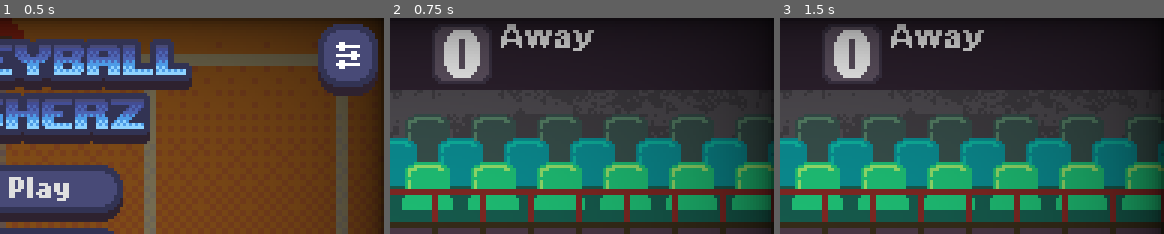
Above: before the commit, frames 1-3 (left to right).
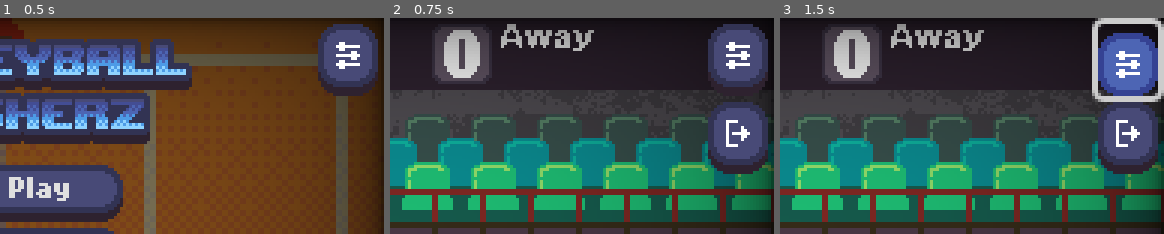
Above: after the commit, the same moments.

Repository: wonderdip/Arcade-Game
Game: Godot game, scene res://Scenes/Menus/title_screen.tscn
Two runs of this game, one before a commit and one after it. Both use one fixed random seed, a clock stepped at 60 frames per second and the inputs below.
Inputs (mouse positions are % of the whole screen's width and height, from its top left):
- Up to frame 1 (0.5 s): no input
- Up to frame 2 (0.75 s): click "Singleplayer" at 0.5 s
- Up to frame 3 (1.5 s): click (95, 10) at 1.27 s
The pictures show only the part of the screen within x 50-100%, y 0-50%; the shares and areas given below are measured in that part.

Frame 1 is identical in both runs. In frame 2, 8.7% of the frame differs, in the area x 82-99%, y 2-73%; in frame 3, 11%, in the area x 81-100%, y 0-73%.

Commit message:
added an ecit button for peers and host

Diff:
--- /dev/null
+++ b/Scenes/Menus/exit_button.tscn
@@ -0,0 +1,24 @@
+[gd_scene load_steps=4 format=3 uid="uid://ct7u5xg8q4twg"]
+
+[ext_resource type="Theme" uid="uid://colk31q20bk6u" path="res://Themes/main_theme.tres" id="1_e1lsn"]
+[ext_resource type="Texture2D" uid="uid://cy6kkffvrkly8" path="res://Assets/UI/Exit_Icon.png" id="2_4bl5c"]
+[ext_resource type="Script" uid="uid://d3535ocpea1gu" path="res://Scripts/exit_button.gd" id="3_4bl5c"]
+
+[node name="Exit_Button" type="Button"]
+custom_minimum_size = Vector2(20, 24)
+anchors_preset = 8
+anchor_left = 0.5
+anchor_top = 0.5
+anchor_right = 0.5
+anchor_bottom = 0.5
+offset_left = -10.0
+offset_top = -12.0
+offset_right = 10.0
+offset_bottom = 12.0
+grow_horizontal = 2
+grow_vertical = 2
+theme = ExtResource("1_e1lsn")
+icon = ExtResource("2_4bl5c")
+script = ExtResource("3_4bl5c")
+
+[connection signal="pressed" from="." to="." method="_on_pressed"]
--- /dev/null
+++ b/Scenes/Menus/in_game_ui.tscn
@@ -0,0 +1,26 @@
+[gd_scene load_steps=3 format=3 uid="uid://c58nyk17ffnwj"]
+
+[ext_resource type="PackedScene" uid="uid://c7563e38wevvi" path="res://Scenes/Menus/settings_button.tscn" id="1_0mbd6"]
+[ext_resource type="PackedScene" uid="uid://ct7u5xg8q4twg" path="res://Scenes/Menus/exit_button.tscn" id="2_hwtiq"]
+
+[node name="InGame_UI" type="Control"]
+layout_mode = 3
+anchors_preset = 15
+anchor_right = 1.0
+anchor_bottom = 1.0
+grow_horizontal = 2
+grow_vertical = 2
+
+[node name="VBoxContainer" type="VBoxContainer" parent="."]
+layout_mode = 0
+offset_left = 234.0
+offset_top = 2.0
+offset_right = 254.0
+offset_bottom = 44.0
+theme_override_constants/separation = 2
+
+[node name="Settings button" parent="VBoxContainer" instance=ExtResource("1_0mbd6")]
+layout_mode = 2
+
+[node name="Exit_Button" parent="VBoxContainer" instance=ExtResource("2_hwtiq")]
+layout_mode = 2
--- /dev/null
+++ b/Scenes/Menus/settings_button.tscn
@@ -0,0 +1,21 @@
+[gd_scene load_steps=3 format=3 uid="uid://c7563e38wevvi"]
+
+[ext_resource type="Theme" uid="uid://colk31q20bk6u" path="res://Themes/main_theme.tres" id="1_ulix3"]
+[ext_resource type="Texture2D" uid="uid://f6oholow6tg2" path="res://Assets/UI/Settings_Icon.png" id="2_axec5"]
+
+[node name="Settings button" type="Button"]
+custom_minimum_size = Vector2(20, 24)
+anchors_preset = 8
+anchor_left = 0.5
+anchor_top = 0.5
+anchor_right = 0.5
+anchor_bottom = 0.5
+offset_left = -10.0
+offset_top = -12.0
+offset_right = 10.0
+offset_bottom = 12.0
+grow_horizontal = 2
+grow_vertical = 2
+theme = ExtResource("1_ulix3")
+icon = ExtResource("2_axec5")
+icon_alignment = 1
--- a/Scenes/Menus/title_screen.tscn
+++ b/Scenes/Menus/title_screen.tscn
@@ -10,8 +10,7 @@
 [ext_resource type="Texture2D" uid="uid://cw6abvsavasq" path="res://Assets/Start Screen/Title_Green.png" id="9_jfetd"]
 [ext_resource type="Texture2D" uid="uid://ct7pj0qo02eid" path="res://Assets/Start Screen/Title_Green2.png" id="10_6a4bo"]
 [ext_resource type="Texture2D" uid="uid://xsy4lqxsn2ie" path="res://Assets/Start Screen/Title_Purple.png" id="11_6a4bo"]
-[ext_resource type="Theme" uid="uid://colk31q20bk6u" path="res://Themes/main_theme.tres" id="12_u16dj"]
-[ext_resource type="Texture2D" uid="uid://f6oholow6tg2" path="res://Assets/UI/Settings_Icon.png" id="13_rga2t"]
+[ext_resource type="PackedScene" uid="uid://c7563e38wevvi" path="res://Scenes/Menus/settings_button.tscn" id="11_u16dj"]
 
 [sub_resource type="ShaderMaterial" id="ShaderMaterial_5e717"]
 shader = ExtResource("2_5l772")
@@ -58,16 +57,15 @@
 
 [node name="TitleScreen" type="Control"]
 layout_mode = 3
-anchors_preset = 8
-anchor_left = 0.5
-anchor_top = 0.5
-anchor_right = 0.5
-anchor_bottom = 0.5
+anchors_preset = 15
+anchor_right = 1.0
+anchor_bottom = 1.0
 grow_horizontal = 2
 grow_vertical = 2
 
 [node name="BGCourt" type="Sprite2D" parent="."]
 modulate = Color(0.6, 0.6, 0.6, 1)
+position = Vector2(128, 72)
 scale = Vector2(2, 2)
 texture = ExtResource("1_rga2t")
 
@@ -106,7 +104,7 @@
 frame_progress = 0.65984
 
 [node name="TitleBlue" type="Sprite2D" parent="."]
-position = Vector2(0, -48)
+position = Vector2(128, 24)
 texture = ExtResource("7_wqk6i")
 offset = Vector2(0.5, 0.5)
 
@@ -169,17 +167,9 @@
 autoplay = "squish"
 frame_progress = 0.65984
 
-[node name="Settings button" type="Button" parent="."]
-layout_mode = 0
+[node name="Settings button" parent="." instance=ExtResource("11_u16dj")]
+layout_mode = 1
 offset_left = 106.0
 offset_top = -70.0
 offset_right = 126.0
 offset_bottom = -46.0
-theme = ExtResource("12_u16dj")
-icon = ExtResource("13_rga2t")
-icon_alignment = 1
-
-[node name="Sprite2D" type="Sprite2D" parent="Settings button"]
-visible = false
-position = Vector2(10, 9)
-texture = ExtResource("13_rga2t")
--- a/Scenes/ball.tscn
+++ b/Scenes/ball.tscn
@@ -30,6 +30,12 @@
 properties/5/path = NodePath(".:scored")
 properties/5/spawn = true
 properties/5/replication_mode = 1
+properties/6/path = NodePath("LandingRay:rotation")
+properties/6/spawn = true
+properties/6/replication_mode = 1
+properties/7/path = NodePath("Landing Sprite:position")
+properties/7/spawn = true
+properties/7/replication_mode = 1
 
 [node name="Ball" type="RigidBody2D" groups=["ball"]]
 collision_layer = 2
--- a/Scenes/player.tscn
+++ b/Scenes/player.tscn
@@ -249,7 +249,6 @@
 animation = &"Set"
 
 [node name="CollisionShape2D" type="CollisionShape2D" parent="."]
-visible = false
 position = Vector2(-1, 0)
 shape = SubResource("CapsuleShape2D_ukyrk")
 
--- a/Scenes/world.tscn
+++ b/Scenes/world.tscn
@@ -11,6 +11,7 @@
 [ext_resource type="PackedScene" uid="uid://dvtr6ublg51mt" path="res://Scenes/score_board.tscn" id="10_0fj1v"]
 [ext_resource type="Script" uid="uid://7pu4le1bq5tt" path="res://Scripts/multiplayer_spawner.gd" id="10_ikia7"]
 [ext_resource type="Shader" uid="uid://binjhiy2didyr" path="res://Shaders/Vignette.gdshader" id="11_ikia7"]
+[ext_resource type="PackedScene" uid="uid://c58nyk17ffnwj" path="res://Scenes/Menus/in_game_ui.tscn" id="12_7yui6"]
 
 [sub_resource type="RectangleShape2D" id="RectangleShape2D_5v1tr"]
 size = Vector2(128, 144)
@@ -215,6 +216,13 @@
 [node name="Camera2D" type="Camera2D" parent="."]
 position = Vector2(128, 72)
 
+[node name="InGame_UI" parent="." instance=ExtResource("12_7yui6")]
+anchors_preset = 8
+anchor_left = 0.5
+anchor_top = 0.5
+anchor_right = 0.5
+anchor_bottom = 0.5
+
 [connection signal="body_entered" from="PlayerOneSide" to="." method="_on_player_one_side_body_entered"]
 [connection signal="body_entered" from="PlayerTwoSide" to="." method="_on_player_two_side_body_entered"]
 [connection signal="body_entered" from="Block Zone" to="." method="_on_block_zone_body_entered"]
--- /dev/null
+++ b/Scripts/exit_button.gd
@@ -0,0 +1,8 @@
+extends Button
+
+
+func _on_pressed() -> void:
+	if Networkhandler.is_local:
+		get_tree().change_scene_to_file("res://Scenes/Menus/title_screen.tscn")
+	else:
+		Networkhandler._on_server_disconnected()
--- a/Scripts/local_player_manager.gd
+++ b/Scripts/local_player_manager.gd
@@ -19,7 +19,6 @@
 var controller_count: int = 0
 var player_1_actions: Array = ["bump_1", "hit_1", "jump_1", "left_1", "right_1"]
 var player_2_actions: Array = ["bump_2", "hit_2", "jump_2", "left_2", "right_2"]
-
 
 func _ready():
 	set_process_input(true)
--- a/Scripts/multiplayer_spawner.gd
+++ b/Scripts/multiplayer_spawner.gd
@@ -27,33 +27,39 @@
 
 	# Connect to handle client connections
 	multiplayer.peer_connected.connect(_on_peer_connected)
-
+	multiplayer.peer_disconnected.connect(_on_peer_disconnected)
 func _on_peer_connected(id: int) -> void:
 	if not multiplayer.is_server():
 		return
 
 	player_count += 1
-	print("Spawner: Peer %d connected, assigning player number %d" % [id, player_count])
 	spawn_player(id, player_count)
+
+func _on_peer_disconnected(id: int) -> void:
+	if not multiplayer.is_server():
+		return
+
+	print("Peer disconnected:", id)
+
+	# Find and remove that player's node
+	var player_node := get_tree().get_root().find_child(str(id), true, false)
+	if player_node:
+		player_node.queue_free()
+		print("Removed player for peer ID:", id)
+
+	player_count -= 1
+
 
 func spawn_player(id: int, index: int) -> void:
 	# Create player instance
 	var player: CharacterBody2D = network_player.instantiate() as CharacterBody2D
 
-	# CRITICAL: Set the name to the peer ID so clients know who owns this player
+	#Set the name to the peer ID so clients know who owns this player
 	player.name = str(id)
-
 	# Get spawn position
 	var spawn_pos: Vector2 = spawn_positions.get(index, Vector2(30, 112))
-
-	print("Spawner: Creating player %d at position %v for peer %d" % [index, spawn_pos, id])
-
-	# Add to tree FIRST - MultiplayerSpawner will handle replication
 	var parent: Node = get_node(spawn_path)
 	parent.add_child(player, true)
 
-	# Set properties AFTER adding to tree so they're properly synced
 	player.player_number = index
 	player.position = spawn_pos
-
-	print("Spawner: Player %d spawned at %v, name=%s, player_number=%d" % [index, spawn_pos, player.name, player.player_number])
--- a/Scripts/networkhandler.gd
+++ b/Scripts/networkhandler.gd
@@ -48,9 +48,14 @@
 		return
 
 	multiplayer.multiplayer_peer = peer
-	multiplayer.connected_to_server.connect(_on_connected_to_server)
-	multiplayer.connection_failed.connect(_on_connection_failed)
-	multiplayer.server_disconnected.connect(_on_server_disconnected)
+
+	if not multiplayer.connected_to_server.is_connected(_on_connected_to_server):
+		multiplayer.connected_to_server.connect(_on_connected_to_server)
+	if not multiplayer.connection_failed.is_connected(_on_connection_failed):
+		multiplayer.connection_failed.connect(_on_connection_failed)
+	if not multiplayer.server_disconnected.is_connected(_on_server_disconnected):
+		multiplayer.server_disconnected.connect(_on_server_disconnected)
+
 
 # -------------------------------------------------------------------
 
@@ -81,7 +86,17 @@
 
 func _on_server_disconnected() -> void:
 	print("Disconnected from server. Returning to browser.")
+
+	if peer:
+		peer.close()
+		peer = null
+
+	multiplayer.multiplayer_peer = null
+	ServerDiscovery.stop_discovery_client()
+	ServerDiscovery.stop_broadcasting()
+
 	get_tree().change_scene_to_file("res://Scenes/Menus/server_browser.tscn")
+
 
 func _on_connected_to_server() -> void:
 	print("Connected to server successfully!")
--- a/Scripts/player.gd
+++ b/Scripts/player.gd
@@ -33,34 +33,29 @@
 
 	# In network mode, each peer claims authority for their own player
 	if not is_local_mode:
-		# Wait a tiny bit to ensure multiplayer is ready
 		await get_tree().process_frame
 
 		# The node name is the peer ID (set by spawner)
 		var peer_id: int = int(name)
-		var my_id: int = multiplayer.get_unique_id()
-
-		print("Player._enter_tree: name=%s, peer_id=%d, my_id=%d, current_authority=%d" % [name, peer_id, my_id, get_multiplayer_authority()])
 
 		# Set authority to match the peer ID in the name
 		if get_multiplayer_authority() != peer_id:
 			set_multiplayer_authority(peer_id)
-			print("Player: Set authority to %d for node %s (my_id=%d)" % [peer_id, name, my_id])
 
 func _ready() -> void:
-	print("[Player._ready] name=", name,
+	player_arms.visible = false
+
+	# Just verify we have proper authority for input
+	if !is_local_mode:
+		if get_multiplayer_authority() == multiplayer.get_unique_id():
+			print("This player instance is controlled locally")
+
+		print("[Player._ready] name=", name,
 		  " player_number=", player_number,
 		  " authority=", get_multiplayer_authority(),
 		  " unique_id=", multiplayer.get_unique_id(),
 		  " is_server=", multiplayer.is_server(),
 		  " pos=", global_position)
-
-	player_arms.visible = false
-
-	# Don't try to set position here - it's already replicated from spawn
-	# Just verify we have proper authority for input
-	if get_multiplayer_authority() == multiplayer.get_unique_id():
-		print("This player instance is controlled locally")
 
 func _physics_process(delta: float) -> void:
 	# In local mode, check if player is setup
--- a/Scripts/world.gd
+++ b/Scripts/world.gd
@@ -13,7 +13,7 @@
 var is_solo_mode: bool = false
 var local_player_manager: Node = null
 var spawned_players: Array = []
-
+var total_players
 func _ready() -> void:
 	CamShake.camera2d = camera_2d
 	# Check if we're in network mode
@@ -22,7 +22,8 @@
 		# Network mode - only server spawns ball after client connects
 		if multiplayer.is_server():
 			multiplayer.peer_connected.connect(_on_peer_connected)
-			var total_players = multiplayer.get_peers().size() + 1
+			multiplayer.peer_disconnected.connect(_on_peer_disconnected)
+			total_players = multiplayer.get_peers().size() + 1
 			if total_players == Networkhandler.MAX_CLIENTS:
 				await get_tree().create_timer(1.0).timeout
 				spawn_ball()
@@ -52,12 +53,14 @@
 		spawn_ball_local()
 
 func _on_peer_connected(id: int) -> void:
-	var total_players = multiplayer.get_peers().size() + 1
+	total_players = multiplayer.get_peers().size() + 1
 	print("Peer connected:", id, "Total players:", total_players)
-
 	if total_players == Networkhandler.MAX_CLIENTS:
 		await get_tree().create_timer(1.0).timeout
 		spawn_ball()
+
+func _on_peer_disconnected(_id: int):
+	total_players =- 1
 
 func _physics_process(_delta: float) -> void:
 	# Ball spawning for testing/reset
@@ -154,11 +157,12 @@
 		body.in_blockzone = false
 
 func _on_ball_timer_timeout() -> void:
-	if not ball_spawned:
-		if is_network_mode:
-			if multiplayer.is_server():
-				spawn_ball()
-			else:
-				rpc_id(1, "request_ball_spawn")
-		elif Networkhandler.is_local and spawned_players.size() >= 2:
-			spawn_ball_local()
+	if total_players == Networkhandler.MAX_CLIENTS:
+		if not ball_spawned:
+			if is_network_mode:
+				if multiplayer.is_server():
+					spawn_ball()
+				else:
+					rpc_id(1, "request_ball_spawn")
+			elif Networkhandler.is_local and spawned_players.size() >= 2:
+				spawn_ball_local()
Binary file added: Assets/UI/Exit_Icon.png
Not shown, added: Assets/UI/Exit_Icon.png.import
Not shown: 1 places in Scenes/Menus/title_screen.tscn that only renumber resources
Not shown: 1 places in Scenes/world.tscn that only renumber resources
Not shown, added: Scripts/exit_button.gd.uid
